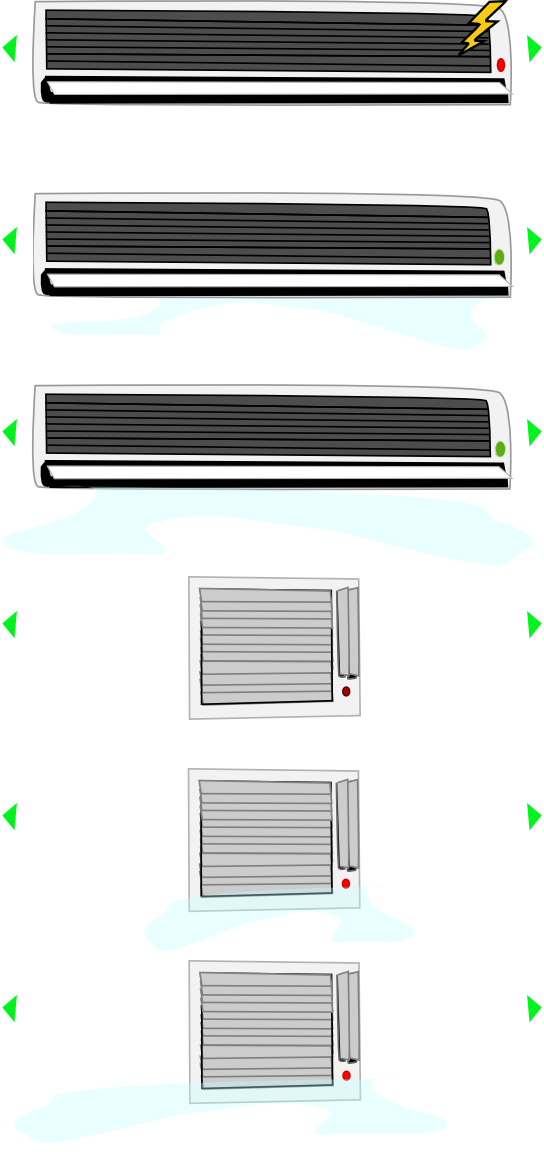
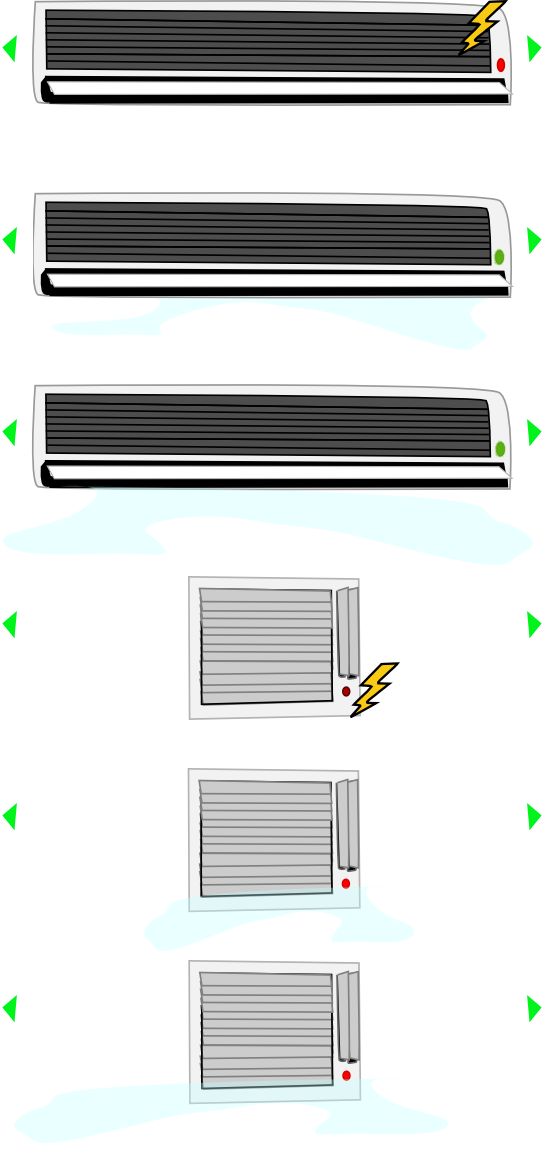
Layers edited between the first and the second 544x1152 image:
painted on "Background" over 350, 662, 400, 718
